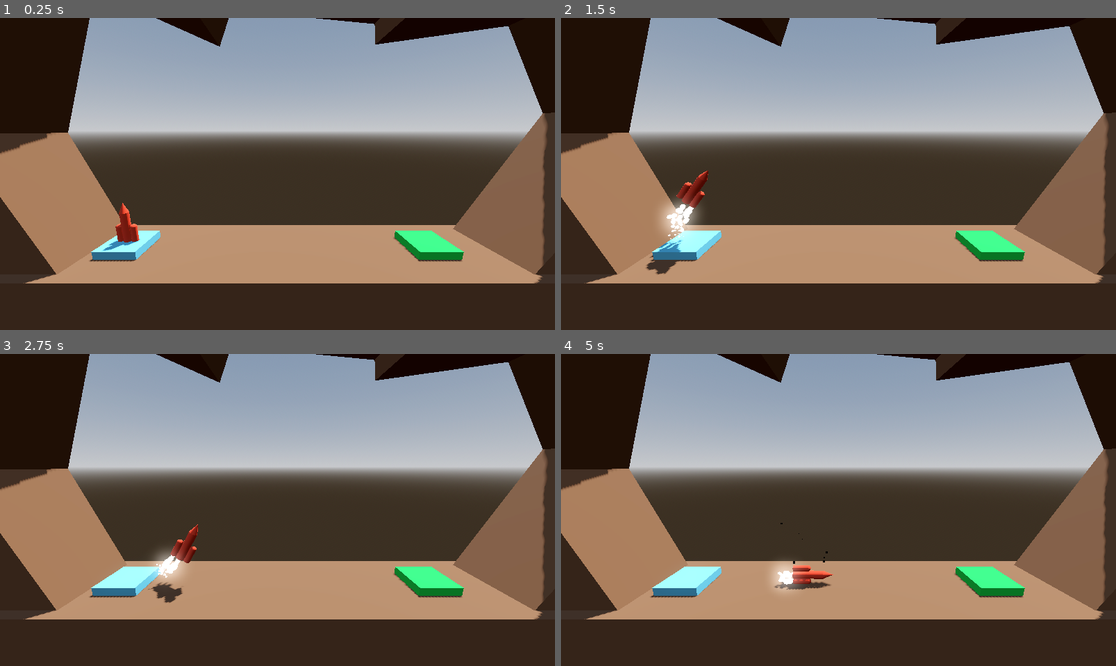
Above: before the commit, frames 1-4 (two rows, left to right).
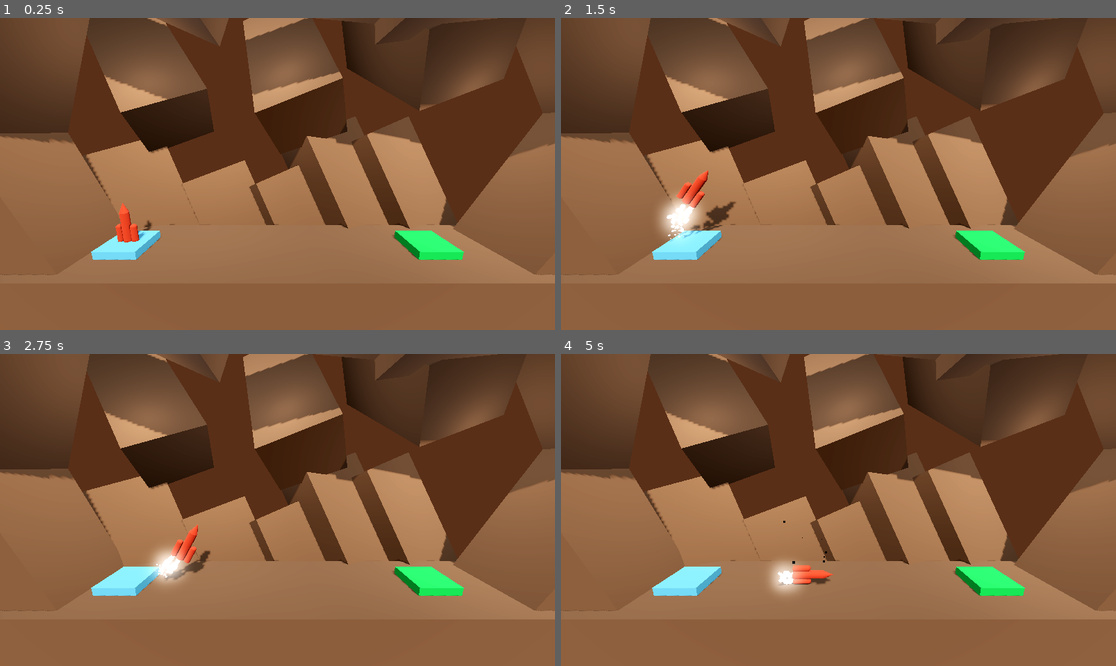
Above: after the commit, the same moments.

Repository: DapperMongoose/ProjectBoost
Game: Godot game, scene res://Level/level.tscn
The game is run twice, just before and just after one commit, with the same random seed, the same clock (stepped at 60 frames per second) and the same inputs.
Inputs:
- Up to frame 1 (0.25 s): no input
- Up to frame 2 (1.5 s): tap Enter at 0.5 s; hold D (rotate_right) 0.53-1.28 s; hold Space (boost) 0.53-1.28 s; hold A (rotate_left) from 1.28 s (still down); tap Space (boost) at 1.35 s
- Up to frame 3 (2.75 s): release A (rotate_left) at 2.03 s; hold D (rotate_right) from 2.03 s (still down); hold Space (boost) from 2.03 s (still down)
- Up to frame 4 (5 s): release Space (boost) at 2.78 s; tap Space (boost) at 2.85, 4.35 s; release D (rotate_right) at 3.53 s; hold Space (boost) 3.53-4.28 s; hold A (rotate_left) from 3.53 s (still down)

The runs differ from the first frame. In frame 1, 91% of the frame differs, in the area x 0-100%, y 0-100%; in frame 2, 90%; in frame 3, 91%; in frame 4, 91%.

Commit message:
did the background after all because the lighting REALLY needed it, it's still silly to have a rocket in a cave.  Completed lighting the scene lesson

Diff:
--- a/Background.tscn
+++ b/Background.tscn
@@ -1,7 +1,22 @@
-[gd_scene load_steps=2 format=3 uid="uid://c2e4rf5a7viks"]
+[gd_scene load_steps=5 format=3 uid="uid://c2e4rf5a7viks"]
 
 [sub_resource type="StandardMaterial3D" id="StandardMaterial3D_4i37t"]
 albedo_color = Color(0.4, 0.270588, 0.176471, 1)
+
+[sub_resource type="ProceduralSkyMaterial" id="ProceduralSkyMaterial_h22cp"]
+sky_horizon_color = Color(0.64625, 0.65575, 0.67075, 1)
+ground_horizon_color = Color(0.64625, 0.65575, 0.67075, 1)
+
+[sub_resource type="Sky" id="Sky_eanuh"]
+sky_material = SubResource("ProceduralSkyMaterial_h22cp")
+
+[sub_resource type="Environment" id="Environment_y7325"]
+background_mode = 1
+background_color = Color(0.07, 0.0398533, 0.0224, 1)
+sky = SubResource("Sky_eanuh")
+ambient_light_source = 3
+tonemap_mode = 2
+glow_enabled = true
 
 [node name="Floor" type="CSGBox3D" groups=["Hazard"]]
 transform = Transform3D(1, 0, 0, 0, 1, 0, 0, 0, 1, 0, -4, 0)
@@ -43,3 +58,66 @@
 transform = Transform3D(0.126649, 0.991948, 0, -0.991948, 0.126649, 0, 0, 0, 1, 9.61219, 16.6468, 0)
 size = Vector3(4, 10, 4)
 material = SubResource("StandardMaterial3D_4i37t")
+
+[node name="Background" type="CSGBox3D" parent="."]
+transform = Transform3D(-0.369656, -0.408018, 0.834791, -0.366565, 0.889597, 0.272486, -0.853806, -0.205279, -0.47841, 8.62591, 5.00391, -5.06435)
+size = Vector3(4, 10, 4.46582)
+material = SubResource("StandardMaterial3D_4i37t")
+
+[node name="Background6" type="CSGBox3D" parent="."]
+transform = Transform3D(0.337312, -0.145876, 0.930022, -0.808057, 0.46198, 0.365539, -0.482975, -0.874811, 0.0379551, 8.62591, 15.6252, -5.86256)
+size = Vector3(4, 10, 4.46582)
+material = SubResource("StandardMaterial3D_4i37t")
+
+[node name="Background7" type="CSGBox3D" parent="."]
+transform = Transform3D(0.337312, -0.145876, 0.930022, -0.604313, 0.723944, 0.332732, -0.721822, -0.674259, 0.15604, 0.86484, 13.8336, -5.86256)
+size = Vector3(4, 10, 4.46582)
+material = SubResource("StandardMaterial3D_4i37t")
+
+[node name="Background8" type="CSGBox3D" parent="."]
+transform = Transform3D(-0.177549, -0.529474, 0.829538, -0.604313, 0.723944, 0.332732, -0.776713, -0.442225, -0.448503, -8.89469, 13.8336, -5.86256)
+size = Vector3(4, 10, 4.46582)
+material = SubResource("StandardMaterial3D_4i37t")
+
+[node name="Background2" type="CSGBox3D" parent="."]
+transform = Transform3D(-0.369656, -0.408018, 0.834791, -0.366565, 0.889597, 0.272486, -0.853806, -0.205279, -0.47841, 4.90859, 5.00391, -5.06435)
+size = Vector3(4, 10, 4.46582)
+material = SubResource("StandardMaterial3D_4i37t")
+
+[node name="Background3" type="CSGBox3D" parent="."]
+transform = Transform3D(-0.369656, -0.408018, 0.834791, -0.366565, 0.889597, 0.272486, -0.853806, -0.205279, -0.47841, 1.79144, 1.90786, -5.06435)
+size = Vector3(4, 10, 4.46582)
+material = SubResource("StandardMaterial3D_4i37t")
+
+[node name="Background4" type="CSGBox3D" parent="."]
+transform = Transform3D(-0.369656, -0.408018, 0.834791, -0.366565, 0.889597, 0.272486, -0.853806, -0.205279, -0.47841, -2.96909, 1.90786, -5.06435)
+size = Vector3(4, 10, 4.46582)
+material = SubResource("StandardMaterial3D_4i37t")
+
+[node name="Background5" type="CSGBox3D" parent="."]
+transform = Transform3D(-0.369656, -0.408018, 0.834791, -0.366565, 0.889597, 0.272486, -0.853806, -0.205279, -0.47841, -8.40658, 3.76368, -4.29861)
+size = Vector3(4, 10, 4.46582)
+material = SubResource("StandardMaterial3D_4i37t")
+
+[node name="DirectionalLight3D" type="DirectionalLight3D" parent="."]
+transform = Transform3D(0.984808, -0.111619, 0.133022, 0, 0.766044, 0.642788, -0.173648, -0.633022, 0.754407, 0, 0, 0)
+light_energy = 0.5
+shadow_enabled = true
+
+[node name="WorldEnvironment" type="WorldEnvironment" parent="."]
+environment = SubResource("Environment_y7325")
+
+[node name="OmniLight3D" type="OmniLight3D" parent="."]
+transform = Transform3D(1, 0, 0, 0, 1, 0, 0, 0, 1, 0, 13.5457, -1.38741)
+omni_range = 12.0
+omni_attenuation = 0.5
+
+[node name="OmniLight3D3" type="OmniLight3D" parent="."]
+transform = Transform3D(1, 0, 0, 0, 1, 0, 0, 0, 1, 10.754, 11.3924, -1.38741)
+omni_range = 12.0
+omni_attenuation = 0.5
+
+[node name="OmniLight3D2" type="OmniLight3D" parent="."]
+transform = Transform3D(1, 0, 0, 0, 1, 0, 0, 0, 1, -6.82736, 13.1991, -1.38741)
+omni_range = 12.0
+omni_attenuation = 0.5
--- a/Level/level.tscn
+++ b/Level/level.tscn
@@ -1,21 +1,8 @@
-[gd_scene load_steps=9 format=3 uid="uid://bymcx8s21p7f7"]
+[gd_scene load_steps=6 format=3 uid="uid://bymcx8s21p7f7"]
 
 [ext_resource type="PackedScene" uid="uid://c2e4rf5a7viks" path="res://Background.tscn" id="1_foht6"]
 [ext_resource type="Script" path="res://Level/LandingPad.gd" id="1_nxdbh"]
 [ext_resource type="PackedScene" uid="uid://c5yusp4eacwav" path="res://player.tscn" id="2_1cw1g"]
-
-[sub_resource type="ProceduralSkyMaterial" id="ProceduralSkyMaterial_avr1n"]
-sky_horizon_color = Color(0.64625, 0.65575, 0.67075, 1)
-ground_horizon_color = Color(0.64625, 0.65575, 0.67075, 1)
-
-[sub_resource type="Sky" id="Sky_eanuh"]
-sky_material = SubResource("ProceduralSkyMaterial_avr1n")
-
-[sub_resource type="Environment" id="Environment_y87vq"]
-background_mode = 2
-sky = SubResource("Sky_eanuh")
-tonemap_mode = 2
-glow_enabled = true
 
 [sub_resource type="StandardMaterial3D" id="StandardMaterial3D_drtmg"]
 albedo_color = Color(0.337255, 0.662745, 0.788235, 1)
@@ -24,13 +11,6 @@
 albedo_color = Color(0.0862745, 0.729412, 0.239216, 1)
 
 [node name="Level" type="Node3D"]
-
-[node name="WorldEnvironment" type="WorldEnvironment" parent="."]
-environment = SubResource("Environment_y87vq")
-
-[node name="DirectionalLight3D" type="DirectionalLight3D" parent="."]
-transform = Transform3D(-0.866023, -0.433016, 0.250001, 0, 0.499998, 0.866027, -0.500003, 0.749999, -0.43301, 0, 0, 0)
-shadow_enabled = true
 
 [node name="Floor" parent="." instance=ExtResource("1_foht6")]
 
--- a/Level/level_2.tscn
+++ b/Level/level_2.tscn
@@ -1,21 +1,8 @@
-[gd_scene load_steps=10 format=3 uid="uid://crqjfacexnh3c"]
+[gd_scene load_steps=7 format=3 uid="uid://crqjfacexnh3c"]
 
 [ext_resource type="Script" path="res://Level/LandingPad.gd" id="1_6di86"]
 [ext_resource type="PackedScene" uid="uid://c5yusp4eacwav" path="res://player.tscn" id="2_b0pgt"]
 [ext_resource type="PackedScene" uid="uid://c2e4rf5a7viks" path="res://Background.tscn" id="3_nxwxr"]
-
-[sub_resource type="ProceduralSkyMaterial" id="ProceduralSkyMaterial_avr1n"]
-sky_horizon_color = Color(0.64625, 0.65575, 0.67075, 1)
-ground_horizon_color = Color(0.64625, 0.65575, 0.67075, 1)
-
-[sub_resource type="Sky" id="Sky_eanuh"]
-sky_material = SubResource("ProceduralSkyMaterial_avr1n")
-
-[sub_resource type="Environment" id="Environment_y87vq"]
-background_mode = 2
-sky = SubResource("Sky_eanuh")
-tonemap_mode = 2
-glow_enabled = true
 
 [sub_resource type="StandardMaterial3D" id="StandardMaterial3D_2rbu0"]
 albedo_color = Color(0.890196, 0.501961, 0.917647, 1)
@@ -27,13 +14,6 @@
 albedo_color = Color(0.0862745, 0.729412, 0.239216, 1)
 
 [node name="Level" type="Node3D"]
-
-[node name="WorldEnvironment" type="WorldEnvironment" parent="."]
-environment = SubResource("Environment_y87vq")
-
-[node name="DirectionalLight3D" type="DirectionalLight3D" parent="."]
-transform = Transform3D(-0.866023, -0.433016, 0.250001, 0, 0.499998, 0.866027, -0.500003, 0.749999, -0.43301, 0, 0, 0)
-shadow_enabled = true
 
 [node name="Obstacle" type="CSGBox3D" parent="." groups=["Hazard"]]
 transform = Transform3D(1, 0, 0, 0, 1, 0, 0, 0, 1, 0, 1.26042, 0)
--- a/Level/level_3.tscn
+++ b/Level/level_3.tscn
@@ -1,21 +1,8 @@
-[gd_scene load_steps=10 format=3 uid="uid://b6vqc1qjte5i4"]
+[gd_scene load_steps=7 format=3 uid="uid://b6vqc1qjte5i4"]
 
 [ext_resource type="Script" path="res://Level/LandingPad.gd" id="1_7a05o"]
 [ext_resource type="PackedScene" uid="uid://c5yusp4eacwav" path="res://player.tscn" id="2_gm8j1"]
 [ext_resource type="PackedScene" uid="uid://c2e4rf5a7viks" path="res://Background.tscn" id="3_fxrwq"]
-
-[sub_resource type="ProceduralSkyMaterial" id="ProceduralSkyMaterial_avr1n"]
-sky_horizon_color = Color(0.64625, 0.65575, 0.67075, 1)
-ground_horizon_color = Color(0.64625, 0.65575, 0.67075, 1)
-
-[sub_resource type="Sky" id="Sky_eanuh"]
-sky_material = SubResource("ProceduralSkyMaterial_avr1n")
-
-[sub_resource type="Environment" id="Environment_y87vq"]
-background_mode = 2
-sky = SubResource("Sky_eanuh")
-tonemap_mode = 2
-glow_enabled = true
 
 [sub_resource type="StandardMaterial3D" id="StandardMaterial3D_2rbu0"]
 albedo_color = Color(0.890196, 0.501961, 0.917647, 1)
@@ -27,13 +14,6 @@
 albedo_color = Color(0.0862745, 0.729412, 0.239216, 1)
 
 [node name="Level" type="Node3D"]
-
-[node name="WorldEnvironment" type="WorldEnvironment" parent="."]
-environment = SubResource("Environment_y87vq")
-
-[node name="DirectionalLight3D" type="DirectionalLight3D" parent="."]
-transform = Transform3D(-0.866023, -0.433016, 0.250001, 0, 0.499998, 0.866027, -0.500003, 0.749999, -0.43301, 0, 0, 0)
-shadow_enabled = true
 
 [node name="Obstacle" type="CSGBox3D" parent="." groups=["Hazard"]]
 transform = Transform3D(1, 0, 0, 0, 1, 0, 0, 0, 1, 0, 5.49962, 0)
--- a/Level/level_4.tscn
+++ b/Level/level_4.tscn
@@ -1,22 +1,9 @@
-[gd_scene load_steps=10 format=3 uid="uid://b1iyso33yixaq"]
+[gd_scene load_steps=7 format=3 uid="uid://b1iyso33yixaq"]
 
 [ext_resource type="Script" path="res://Level/LandingPad.gd" id="1_7c4wy"]
 [ext_resource type="PackedScene" uid="uid://c5yusp4eacwav" path="res://player.tscn" id="2_doajc"]
 [ext_resource type="PackedScene" uid="uid://j6l7owvxr0lr" path="res://moving_hazard.tscn" id="3_0t16b"]
 [ext_resource type="PackedScene" uid="uid://c2e4rf5a7viks" path="res://Background.tscn" id="4_mv7g0"]
-
-[sub_resource type="ProceduralSkyMaterial" id="ProceduralSkyMaterial_avr1n"]
-sky_horizon_color = Color(0.64625, 0.65575, 0.67075, 1)
-ground_horizon_color = Color(0.64625, 0.65575, 0.67075, 1)
-
-[sub_resource type="Sky" id="Sky_eanuh"]
-sky_material = SubResource("ProceduralSkyMaterial_avr1n")
-
-[sub_resource type="Environment" id="Environment_y87vq"]
-background_mode = 2
-sky = SubResource("Sky_eanuh")
-tonemap_mode = 2
-glow_enabled = true
 
 [sub_resource type="StandardMaterial3D" id="StandardMaterial3D_drtmg"]
 albedo_color = Color(0.337255, 0.662745, 0.788235, 1)
@@ -25,13 +12,6 @@
 albedo_color = Color(0.0862745, 0.729412, 0.239216, 1)
 
 [node name="Level" type="Node3D"]
-
-[node name="WorldEnvironment" type="WorldEnvironment" parent="."]
-environment = SubResource("Environment_y87vq")
-
-[node name="DirectionalLight3D" type="DirectionalLight3D" parent="."]
-transform = Transform3D(-0.866023, -0.433016, 0.250001, 0, 0.499998, 0.866027, -0.500003, 0.749999, -0.43301, 0, 0, 0)
-shadow_enabled = true
 
 [node name="LaunchPad" type="CSGBox3D" parent="."]
 transform = Transform3D(1, 0, 0, 0, 1, 0, 0, 0, 1, -7.5, 0.2, 0)
